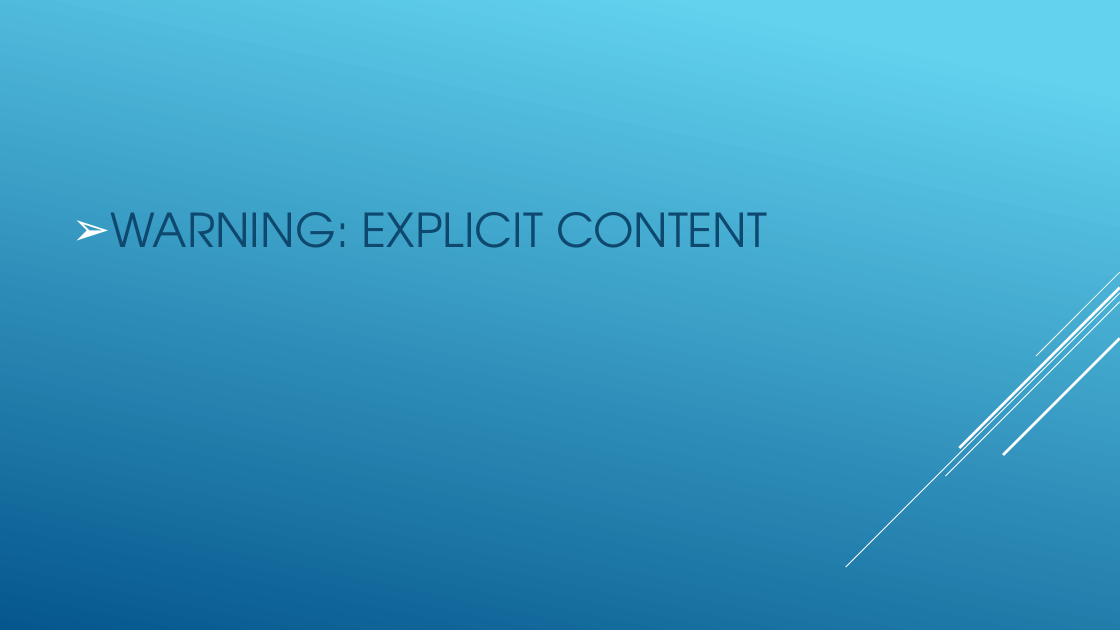
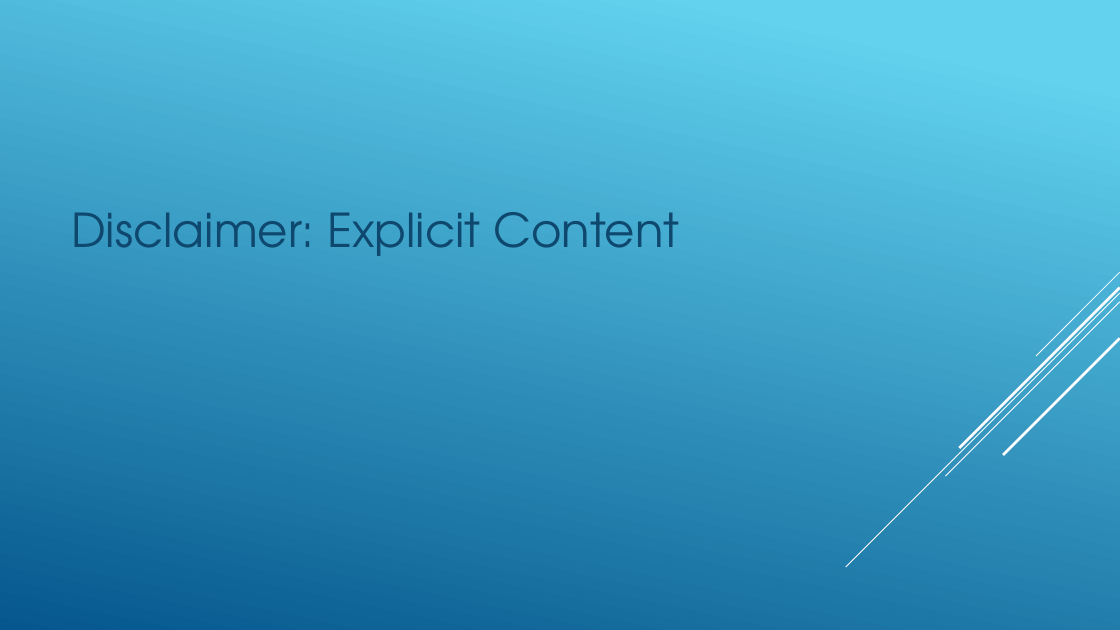
Before and after one commit to revature-scalawags/Project2-Group6, a slide deck: slide 8 of Group Twitter Stream - Project1.pptx. Drawn at 1120x630 pixels with LibreOffice and Linux fonts; fonts in the diff are those of the drawing. Boxes give left, top, right and bottom in pixels: in the first picture for what was removed or moved away, otherwise in the second. Text is boxed around its words. In the diff, an @@ line names an element or a change of style, - is before the commit and + after.

```diff
--- a/Group Twitter Stream - Project1.pptx
+++ b/Group Twitter Stream - Project1.pptx
@@ text at [71,212,679,256]: text changed @@
-➢ WARNING: EXPLICIT CONTENT
+Disclaimer: Explicit Content
```
Also in this commit, not shown: 1 other slide changed, 2 slides removed, 2 other files.
